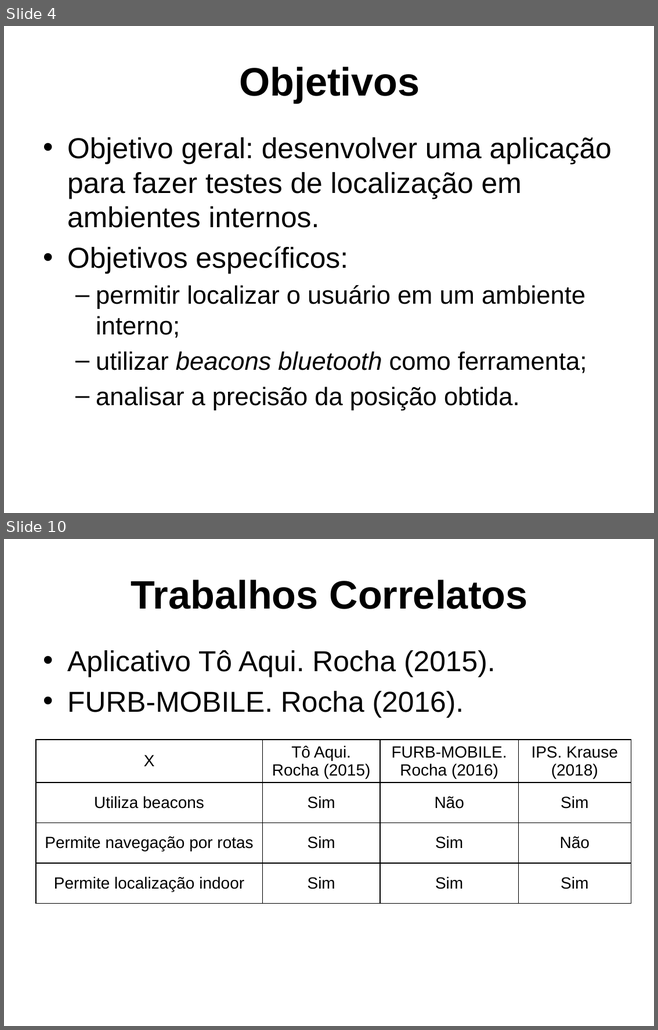
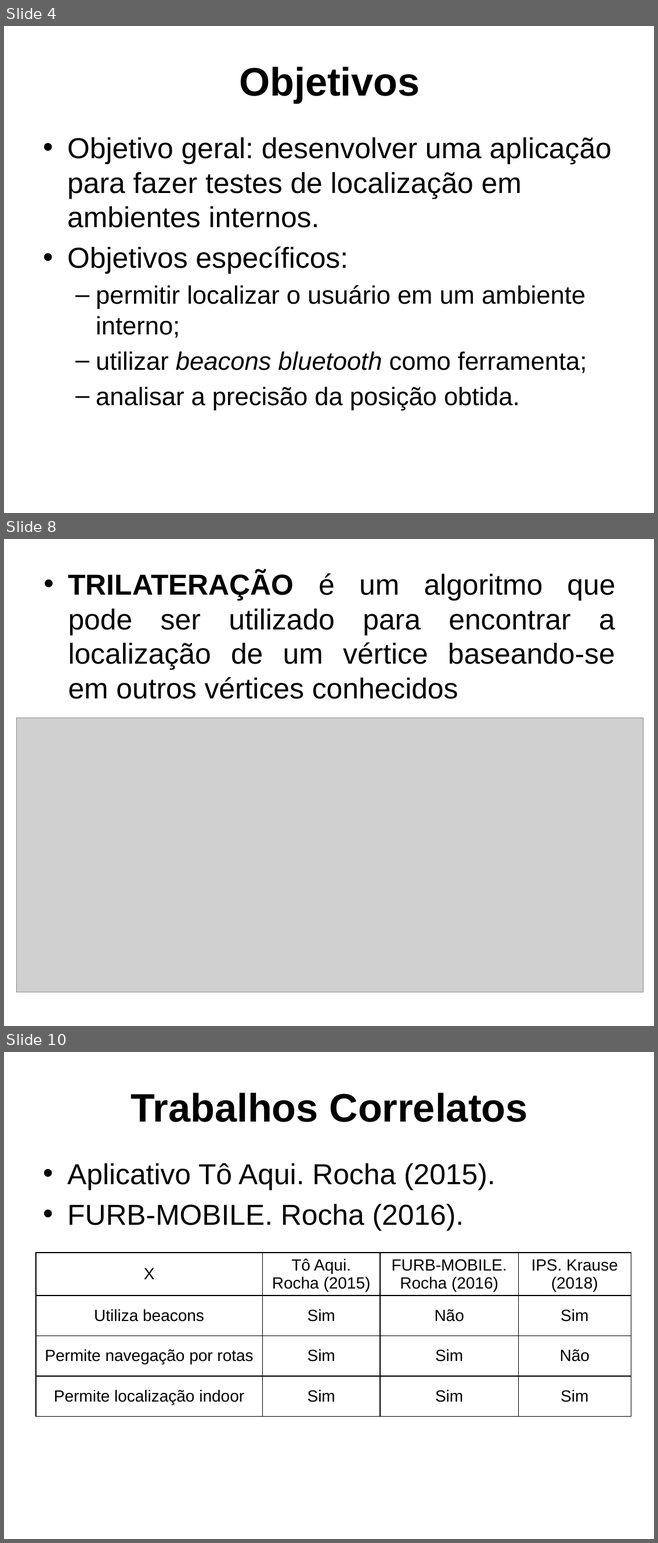
Before and after one commit to dalton-reis/tcc_bcc_2018_2_drkrause_DjonathanRafaelKrause, a slide deck: Textos/ApresentacaoTCC-DjonathanKrause.pptx. Shown one above the other, each under a label of ours: slides 4 and 10 before the commit, slides 4, 8 and 10 after it; the slides between them are not shown. The pictures are 658x1030 and 658x1543 pixels, drawn with LibreOffice and Linux fonts; fonts in the diff are those of the drawing; grey boxes stand for pictures; background and template pictures are left out. Boxes give left, top, right and bottom in pixels: in the first picture for what was removed or moved away, otherwise in the second. Text is boxed around its words. In the diff, an @@ line names an element or a change of style, - is before the commit and + after.

```diff
--- a/Textos/ApresentacaoTCC-DjonathanKrause.pptx
+++ b/Textos/ApresentacaoTCC-DjonathanKrause.pptx
@@ slide 8 added at (4, 539, 654, 1026), background picture (left out) @@
@@ text added at (68, 571, 615, 699), 32 pt, text #000000 @@
+• TRILATERAÇÃO é um algoritmo que pode ser utilizado para encontrar a localização de um vértice baseando-se em outros vértices conhecidos
@@ picture added at (16, 718, 643, 993) @@
```
Also in this commit, not shown: 5 slides changed, 12 other slides added, 4 slides removed, 1 other file.
